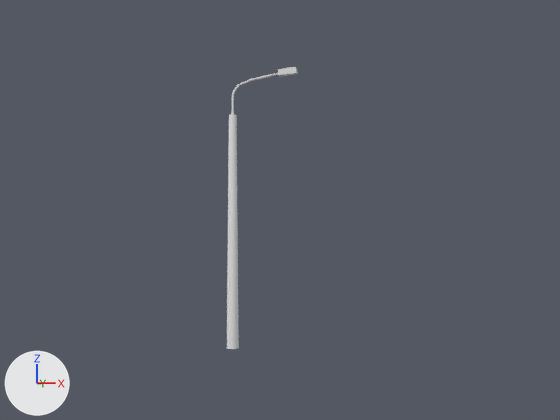
The Blender file 3D-Modelle/Umgebung/Laterne_Julius_gross1.blend: old version first, new version second.
Rendered twice from the file's camera 'Camera'. Arrows for +X, +Y and +Z are at lower left; the lights stay in place.
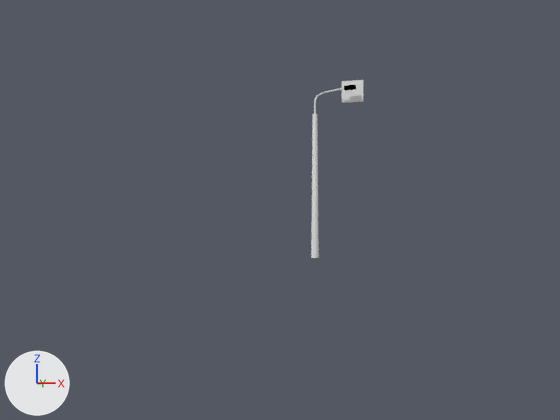
What differs and where, as boxes [x1, y1, x2, y2] in the pictures (560 x 420 px):
'Cylinder', recoloured, moved, rescaled (12% narrower, 37% shorter)
    before: [227, 73, 278, 349]
    after: [311, 85, 356, 258]
'Plane.001', added
    after: [342, 80, 363, 103]
'Cube', deleted
    before: [278, 67, 298, 77]

Edits to the bpy script that builds the scene:
```text
Add mat_material_008:
    mat_material_008 = diffuse_material('Material.008')
    mat_material_008.base_color = (0.8, 0.8, 0.8)  # white #e7e7e7
Add me_plane:
    me_plane.from_pydata([(1.0, 1.0, 0.93), (1.0, -1.0, 0.93), (-1.0, -1.0, 0.93), (-1.0, 1.0, 0.93)], [], [(0, 3, 2, 1)])
    me_plane.materials.append(mat_material_008)  # its picture is missing
Remove ob_cube:
    ob_cube = bpy.data.objects.new('Cube', me_cube_001)
    ob_cube.location = (5.47, -0.02, 7.59)
    ob_cube.rotation_euler = (0.0, -0.0793, 0.0)  # degrees (0, -4.5, 0)
    ob_cube.scale = (0.248, 0.107, 0.081)
Change ob_cylinder:
    ob_cylinder.location: (3.89, -0.02, 3.23) -> (0.19, 34.88, 6.06)
    ob_cylinder.scale: (0.169, 0.169, 3.25) -> (0.343, 0.343, 6.6)
Add ob_plane_001:
    ob_plane_001 = bpy.data.objects.new('Plane.001', me_plane)
    ob_plane_001.location = (3.53, 34.86, 14.77)
    ob_plane_001.rotation_euler = (-1.571, 0.0, 0.0)  # degrees (-90, 0, 0)
```
